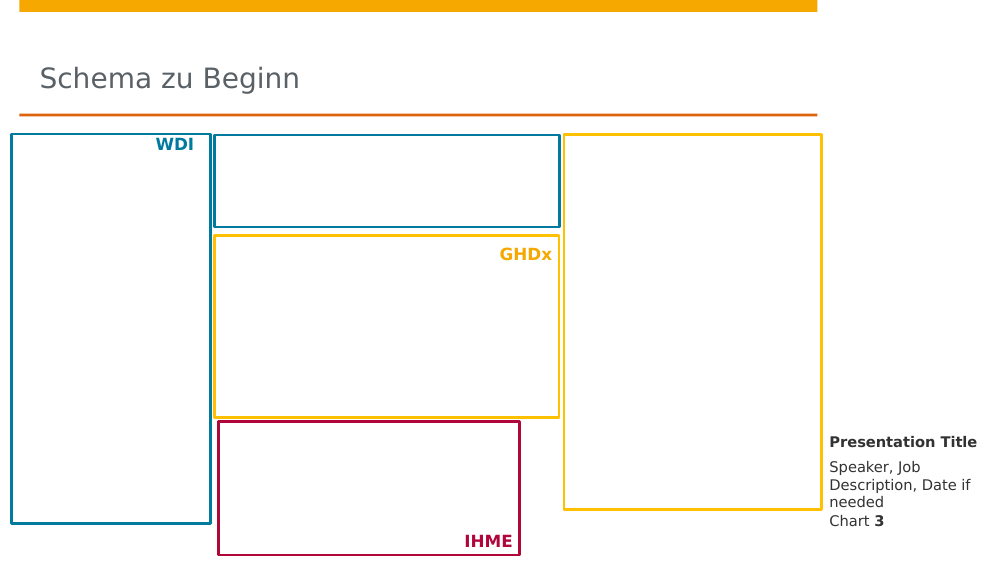
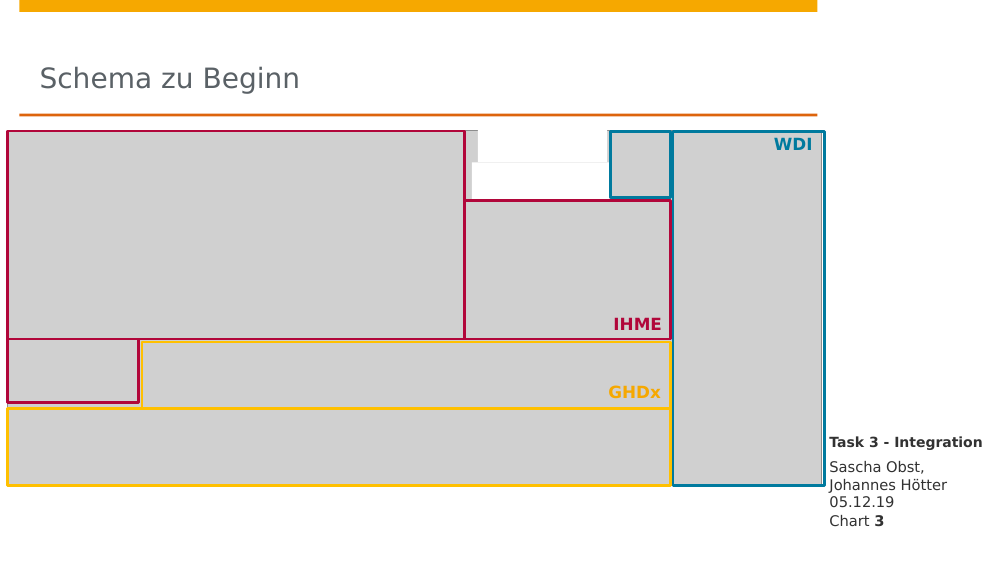
Before and after one commit to johanneshoetter/Health-Data-Integration, a slide deck: slide 3 of presentations/integration.pptx. Drawn at 1008x567 pixels with LibreOffice and Linux fonts; fonts in the diff are those of the drawing; grey boxes stand for pictures; background and template pictures are left out. Boxes give left, top, right and bottom in pixels: in the first picture for what was removed or moved away, otherwise in the second. Text is boxed around its words. In the diff, an @@ line names an element or a change of style, - is before the commit and + after.

Commit message:
Updated presentation integration.pptx

```diff
--- a/presentations/integration.pptx
+++ b/presentations/integration.pptx
@@ picture added at [8,131,822,485] @@
@@ rectangle added at [8,131,465,339], outline #B1063A 2 pt @@
@@ rectangle removed at [12,134,211,523] @@
@@ rectangle removed at [215,135,559,227] @@
@@ rectangle added at [478,127,607,162], fill #FFFFFF @@
@@ rectangle added at [611,131,670,198], outline #007A9E 2 pt @@
@@ rectangle: place and size @@
-rectangle at [564,135,822,510]
+rectangle at [673,131,825,485]
@@ rectangle at [673,131,825,485]: outline #FFC000 2 pt to #007A9E 2 pt @@
@@ text "WDI": place and size @@
-text "WDI" at [156,137,195,150]
+text "WDI" at [774,137,813,150]
@@ rectangle added at [472,162,609,201], fill #FFFFFF @@
@@ rectangle added at [465,201,671,339], outline #B1063A 2 pt @@
@@ text "IHME": place and size @@
-text "IHME" at [464,534,512,547]
+text "IHME" at [613,317,661,330]
@@ rectangle added at [8,339,139,402], outline #B1063A 2 pt @@
@@ rectangle: place and size @@
-rectangle at [215,236,559,417]
+rectangle at [142,342,670,408]
@@ text "GHDx": place and size @@
-text "GHDx" at [500,247,553,261]
+text "GHDx" at [608,385,661,399]
@@ rectangle added at [7,409,670,486], outline #FFC000 2 pt @@
@@ rectangle removed at [219,421,520,555] @@
@@ text at [829,436,983,450]: text changed; size 10.5 to 10 pt @@
-Presentation Title
+Task 3 - Integration
@@ text at [829,461,947,507]: text changed @@
-Speaker, Job Description, Date if needed
+Sascha Obst,
+Johannes Hötter
+05.12.19
```
Also in this commit, not shown: 8 other slides changed, 6 slides added, 6 slides removed, 1 other file.
